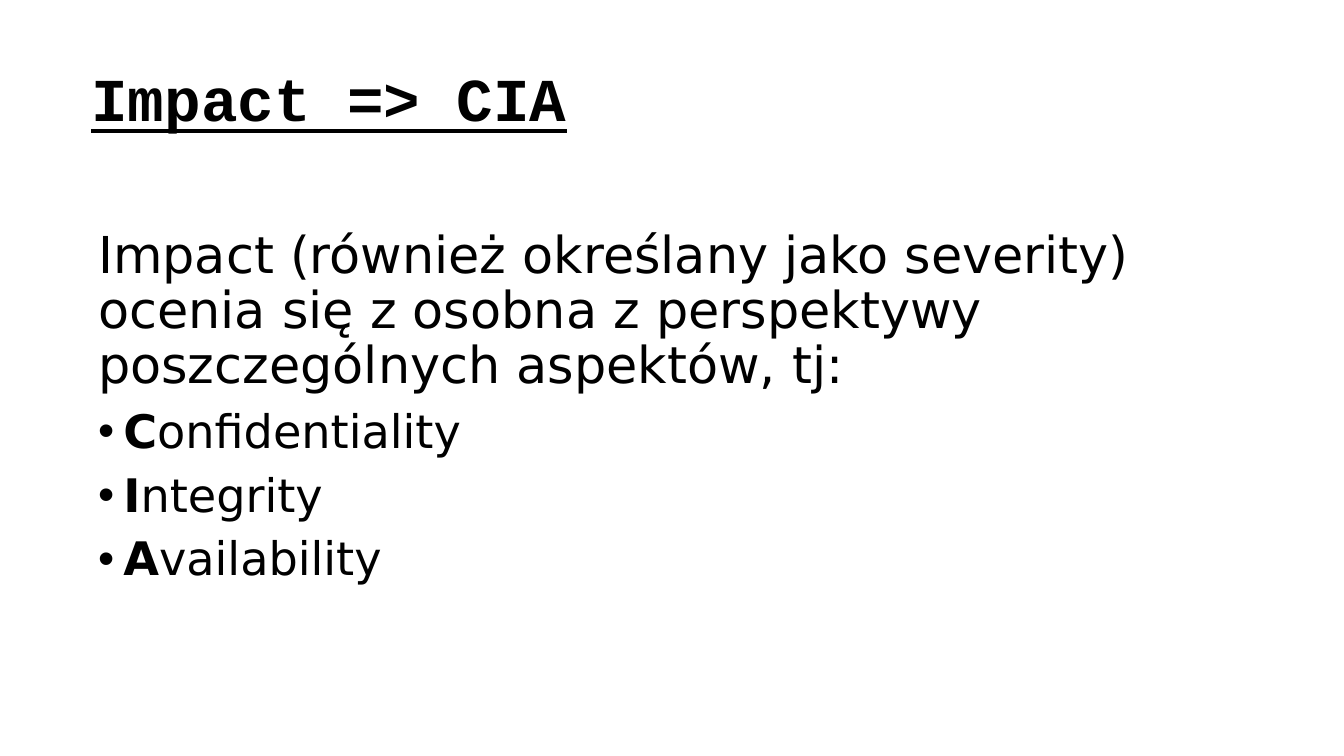
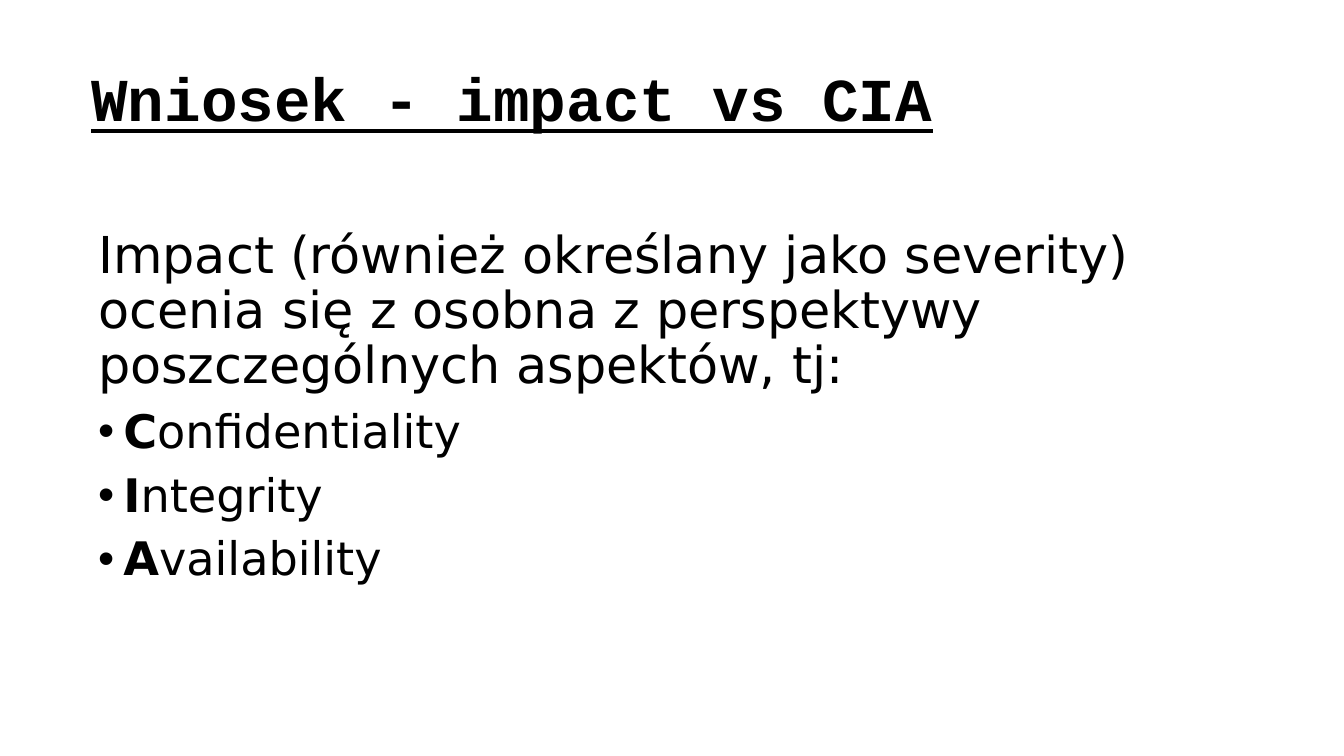
Before and after one commit to ewilded/DFIR, a slide deck: slide 37 of 2_Wprowadzenie_do_bezpieczenstwa_IT.pptx. Drawn at 1344x756 pixels with LibreOffice and Linux fonts; fonts in the diff are those of the drawing. Boxes give left, top, right and bottom in pixels: in the first picture for what was removed or moved away, otherwise in the second. Text is boxed around its words. In the diff, an @@ line names an element or a change of style, - is before the commit and + after.

```diff
--- a/2_Wprowadzenie_do_bezpieczenstwa_IT.pptx
+++ b/2_Wprowadzenie_do_bezpieczenstwa_IT.pptx
@@ title at box(91, 77, 932, 134): text changed @@
-Impact => CIA
+Wniosek - impact vs CIA
```
Also in this commit, not shown: 41 other slides changed, 1 slide added, 2 other files.
